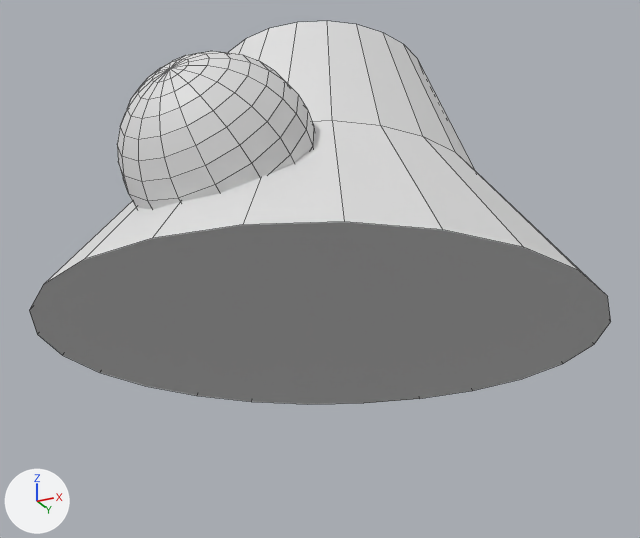
A saved change to the Blender file mek_mav/measurements.blend.
Before and after are seen from a 50 mm lens placed at (1.53, -3.07, -1.4), pointed at (0.0, -0.01, -0.02). The axes (+X, +Y, +Z) are drawn at lower left. The lights are the same throughout. Mesh edges are drawn as thin lines.
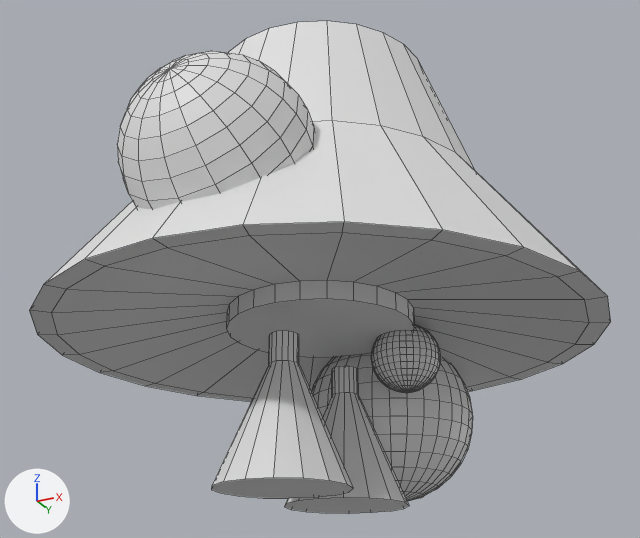
Boxes (x1, y1, x2, y2) around the edits, measured in the pictures (640 x 538 px):
'Cylinder', reshaped (28% taller)
    before: (29, 21, 611, 404)
    after: (29, 21, 611, 513)
part 1 of me_cylinder, added
    after: (371, 324, 440, 393)
part 2 of me_cylinder, added
    after: (311, 353, 473, 502)
part 3 of me_cylinder, added
    after: (211, 331, 353, 498)
part 4 of me_cylinder, added
    after: (284, 366, 409, 513)
part 5 of me_cylinder, built on
    before: (29, 222, 611, 404)
    after: (29, 222, 611, 402)

What the commit changed:
me_cylinder is used by ob_cylinder; location (0.0, 0.0, 0.0).
me_cylinder had 556 vertices, 562 faces and spanned x -1.12..1.12, y -1.14..1.12, z -0.32..0.88.
me_cylinder now has 1688 vertices, 1726 faces and spans x -1.12..1.12, y -1.14..1.12, z -0.95..0.88.
me_cylinder part 1: a new loose piece, a UV sphere (32 segments, 16 rings, poles along z) spanning x 0.12..0.41, y 0.12..0.41, z -0.51..-0.22.
me_cylinder part 2: a new loose piece, a UV sphere (32 segments, 16 rings, poles along z) spanning x -0.38..0.38, y 0.33..1.09, z -0.88..-0.12.
me_cylinder part 3: a new loose piece of 48 vertices spanning x -0.25..0.25, y -0.55..-0.05, z -0.95..-0.39.
me_cylinder part 4: a new loose piece of 48 vertices spanning x -0.25..0.25, y -0.02..0.48, z -0.95..-0.39.
Part 5, on me_cylinder:
1 face is deleted.
48 vertices are added at x -1.05..1.05, y -1.05..1.05, z -0.32..-0.29.
24 new vertices lie (0.0, 0.0, 0.08) away from vertices in x -0.38..0.38, y -0.38..0.38, z -0.29.
73 new faces join them.
